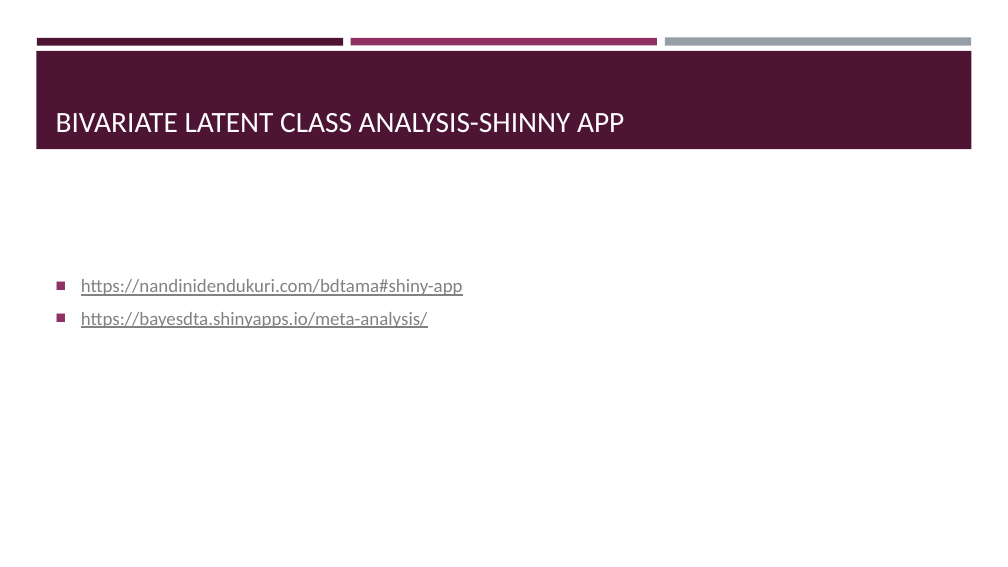
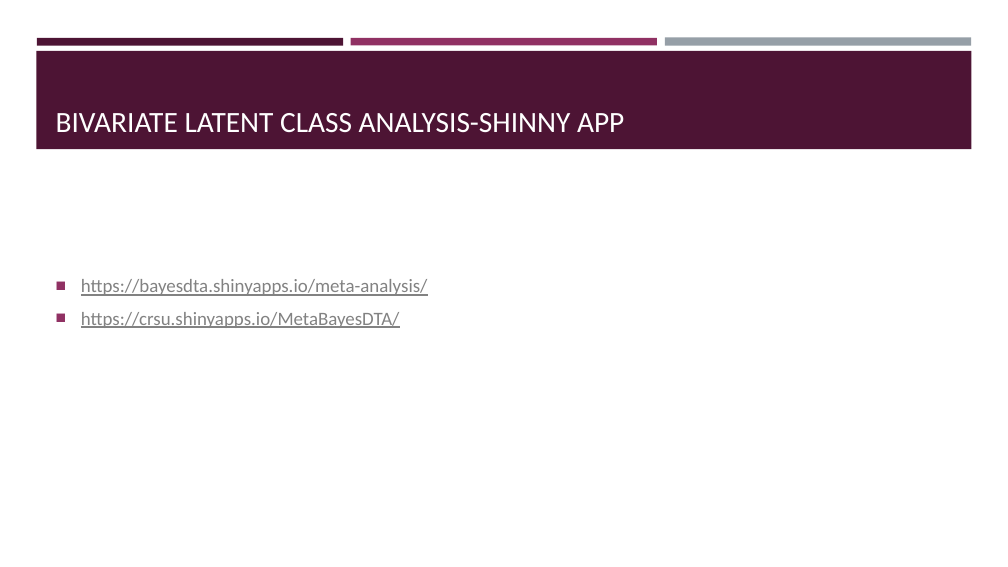
Before and after one commit to LefMel/harmony_larissa_2023, a slide deck: slide 14 of Day2/Meta-Analysis/BAYES_CAMP_HARMONY.pptx. Drawn at 1008x567 pixels with LibreOffice and Linux fonts; fonts in the diff are those of the drawing. Boxes give left, top, right and bottom in pixels: in the first picture for what was removed or moved away, otherwise in the second. Text is boxed around its words. In the diff, an @@ line names an element or a change of style, - is before the commit and + after.

```diff
--- a/Day2/Meta-Analysis/BAYES_CAMP_HARMONY.pptx
+++ b/Day2/Meta-Analysis/BAYES_CAMP_HARMONY.pptx
@@ text at <box>81,279,463,296</box>: paragraph removed @@
-■ https://nandinidendukuri.com/bdtama#shiny-app
@@ text at <box>81,312,400,328</box>: paragraph added @@
+■ https://crsu.shinyapps.io/MetaBayesDTA/
```
Also in this commit, not shown: 8 other slides changed, 19 other files.
